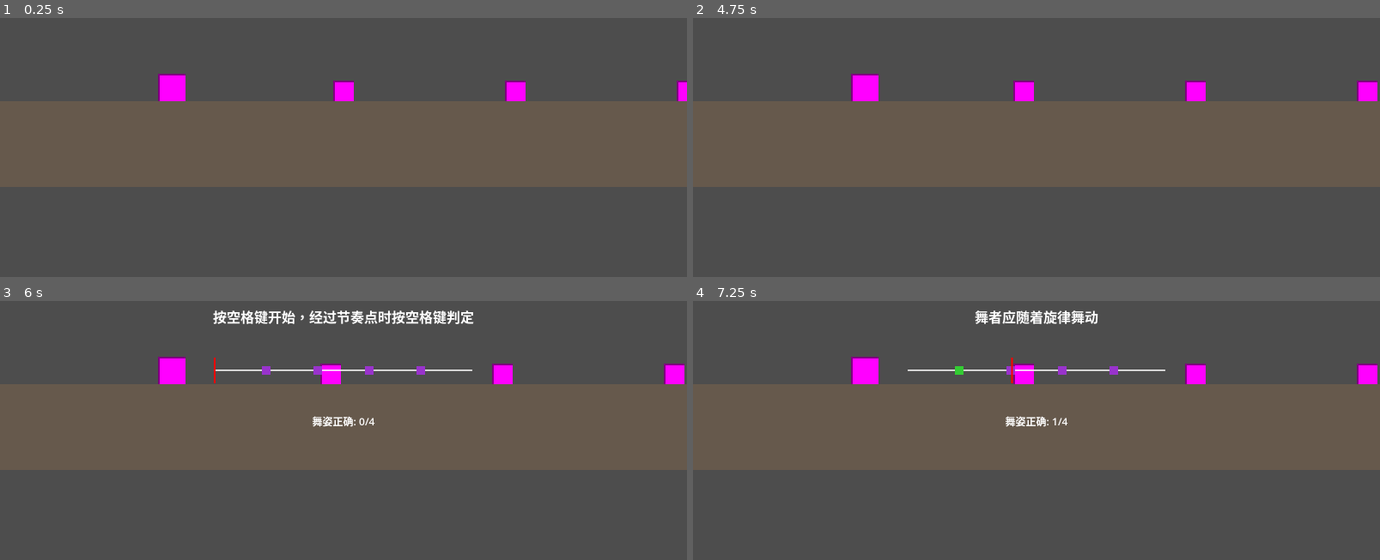
Above: before the commit, frames 1-4 (two rows, left to right).
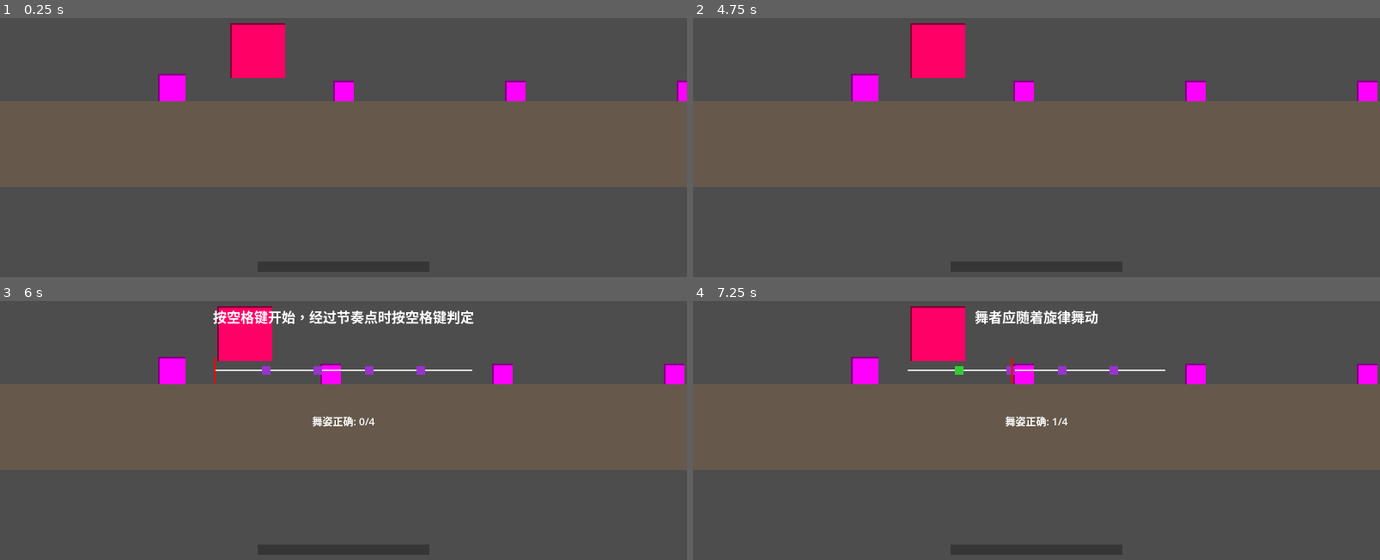
Above: after the commit, the same moments.

Repository: Lnx-Tao/GGJ2026
Game: Godot game, scene res://Scene/GameWorld.tscn
Same seed, same stepped clock (60 frames per second), same inputs: the game is played once before the commit and once after it.
Inputs (mouse positions are in pixels of both pictures, inside the frame that each line leads up to):
- Up to frame 1 (0.25 s): no input
- Up to frame 2 (4.75 s): tap Enter at 0.5, 2, 3.5 s; move the mouse to (1187, 67) at 0.52 s; hold D 0.53-1.28 s; click (1187, 67) at 0.67 s; tap Space (ui_select) at 0.77, 1.25, 1.52, 2.75, 3.02, 3.77, 4.25, 4.52 s; move the mouse to (899, 106) at 1.27 s; move the mouse to (outside the picture) at 2.02 s; hold D 2.03-3.53 s; move the mouse to (1002, 165) at 2.77 s; click (1002, 165) at 2.92 s; move the mouse to (1242, 144) at 3.52 s; move the mouse to (830, 28) at 4.27 s
- Up to frame 3 (6 s): move the mouse to (377, 370) at 5.02 s; click (377, 370) at 5.17 s; move the mouse to (outside the picture) at 5.77 s; hold D from 5.78 s (still down)
- Up to frame 4 (7.25 s): keep holding D; tap Space (ui_select) at 6.02, 6.77 s; move the mouse to (1187, 350) at 6.52 s

The runs differ from the first frame. In frame 1, 1.7% of the frame differs, in the area x 33-42%, y 1-24%; in frame 2, 1.7%; in frame 3, 1.6%; in frame 4, 1.7%.

Commit message:
初步汇总

Diff:
--- /dev/null
+++ b/ggj-2026/Prefab/light.tscn
@@ -0,0 +1,13 @@
+[gd_scene load_steps=3 format=3 uid="uid://light001"]
+
+[ext_resource type="Script" path="res://Script/light.gd" id="1_script"]
+
+[sub_resource type="PlaceholderTexture2D" id="PlaceholderTexture2D_rect"]
+size = Vector2(128, 128)
+
+[node name="Light" type="Node2D"]
+script = ExtResource("1_script")
+
+[node name="Sprite2D" type="Sprite2D" parent="."]
+modulate = Color(1, 1, 0.4, 1)
+texture = SubResource("PlaceholderTexture2D_rect")
--- a/ggj-2026/Scene/GameWorld.tscn
+++ b/ggj-2026/Scene/GameWorld.tscn
@@ -7,12 +7,66 @@
 [ext_resource type="PackedScene" path="res://Prefab/enemy_guard.tscn" id="5_guard"]
 [ext_resource type="PackedScene" path="res://Prefab/enemy_butler.tscn" id="6_butler"]
 [ext_resource type="PackedScene" path="res://Prefab/supervisor.tscn" id="7_supervisor"]
+[ext_resource type="PackedScene" uid="uid://light001" path="res://Prefab/light.tscn" id="8_light"]
 
 [sub_resource type="RectangleShape2D" id="RectangleShape2D_platform"]
 size = Vector2(20000, 200)
 
 [node name="GameWorld" type="Node2D"]
 script = ExtResource("1_script")
+
+[node name="SuspicionUI" type="CanvasLayer" parent="."]
+
+[node name="BarContainer" type="Control" parent="SuspicionUI"]
+layout_mode = 3
+anchors_preset = 7
+anchor_left = 0.5
+anchor_top = 1.0
+anchor_right = 0.5
+anchor_bottom = 1.0
+offset_left = -200.0
+offset_top = -44.0
+offset_right = 200.0
+offset_bottom = -20.0
+grow_horizontal = 1
+
+[node name="BarBackground" type="ColorRect" parent="SuspicionUI/BarContainer"]
+layout_mode = 1
+anchors_preset = 15
+anchor_right = 1.0
+anchor_bottom = 1.0
+color = Color(0.2, 0.2, 0.2, 0.9)
+grow_horizontal = 2
+grow_vertical = 2
+
+[node name="BarFill" type="ColorRect" parent="SuspicionUI/BarContainer"]
+layout_mode = 1
+anchors_preset = 1
+anchor_left = 0.0
+anchor_top = 0.0
+anchor_right = 0.0
+anchor_bottom = 1.0
+offset_right = 0.0
+color = Color(0.9, 0.25, 0.2, 1)
+grow_vertical = 2
+
+[node name="GameOverLabel" type="Label" parent="SuspicionUI"]
+layout_mode = 1
+anchors_preset = 8
+anchor_left = 0.5
+anchor_top = 0.5
+anchor_right = 0.5
+anchor_bottom = 0.5
+offset_left = -150.0
+offset_top = -30.0
+offset_right = 150.0
+offset_bottom = 30.0
+theme_override_colors/font_color = Color(1, 0.2, 0.2, 1)
+theme_override_font_sizes/font_size = 48
+text = "游戏失败"
+horizontal_alignment = 1
+vertical_alignment = 1
+visible = false
 
 [node name="Supervisor" parent="." instance=ExtResource("7_supervisor")]
 position = Vector2(2407, 427)
@@ -46,3 +100,6 @@
 
 [node name="Butler" parent="." instance=ExtResource("6_butler")]
 position = Vector2(2000, 744)
+
+[node name="Light" parent="." instance=ExtResource("8_light")]
+position = Vector2(600, 650)
--- a/ggj-2026/Script/game_world.gd
+++ b/ggj-2026/Script/game_world.gd
@@ -2,55 +2,86 @@
 
 ## 人物在画面中的 X 位置（距左像素，400 = 中间偏左）
 const CHARACTER_SCREEN_X := 400
+## 睁眼 3 秒内若不在灯光区，怀疑值总共增加 30 格（均匀增加，3 秒内完成）
+const SUSPICION_ADD_TOTAL: float = 0.3
+const SUSPICION_EYE_DURATION: float = 3.0
+## 每秒增加量 = 30格 / 3秒（速度均匀）
+const SUSPICION_RATE_PER_SECOND: float = SUSPICION_ADD_TOTAL / SUSPICION_EYE_DURATION
+## 进度条显示值追赶真实怀疑值的速度（越大动画越快）
+const SUSPICION_BAR_LERP_SPEED: float = 6.0
 
 @onready var camera: Camera2D = $Camera2D
 @onready var character: CharacterBody2D = $Character
+@onready var supervisor: Node2D = $Supervisor
+@onready var suspicion_bar_bg: ColorRect = $SuspicionUI/BarContainer/BarBackground
+@onready var suspicion_bar_fill: ColorRect = $SuspicionUI/BarContainer/BarFill
+@onready var game_over_label: Label = $SuspicionUI/GameOverLabel
 
-## 舞者面具实例（可选，如果需要管理生命周期）
 var dancer_mask: Node = null
-var dancer_mask_active: bool = false  # 防止重复触发
+var suspicion: float = 0.0
+var displayed_suspicion: float = 0.0
+var game_over: bool = false
 
-func _process(_delta: float) -> void:
+func _ready() -> void:
+	game_over_label.visible = false
+	_update_suspicion_bar(0.0)
+	# 舞者面具：挂到场景上，按 D 键触发
+	var DancerMaskScript = load("res://Script/dancer_mask.gd") as GDScript
+	dancer_mask = DancerMaskScript.new()
+	add_child(dancer_mask)
+	dancer_mask.rhythm_completed.connect(_on_dancer_mask_completed)
+
+func _input(event: InputEvent) -> void:
+	if event is InputEventKey:
+		var key_event := event as InputEventKey
+		if key_event.pressed and not key_event.echo and key_event.keycode == KEY_D:
+			if game_over:
+				return
+			if dancer_mask != null and not dancer_mask.is_active():
+				dancer_mask.start_rhythm_game(4)
+
+func _process(delta: float) -> void:
+	if game_over:
+		return
 	if not is_instance_valid(character):
 		return
-	# 相机跟随：使人物始终在画面 x=CHARACTER_SCREEN_X 处（视口中心 800，故相机 = 人物 - 400）
+	# 相机跟随
 	camera.global_position = character.global_position + Vector2(800 - CHARACTER_SCREEN_X, 0.0)
 
-func _input(event: InputEvent) -> void:
-	# 测试：按D键触发舞者面具界面（只触发一次）
-	if event is InputEventKey:
-		var key_event := event as InputEventKey
-		if key_event.keycode == KEY_D and key_event.pressed and not dancer_mask_active:
-			dancer_mask_active = true
-			use_dancer_mask()
+	# 监管者睁眼期间（3 秒）才计算怀疑值
+	if supervisor.is_eye_open:
+		if _is_character_in_light_zone():
+			suspicion = 1.0
+		else:
+			suspicion = minf(1.0, suspicion + delta * SUSPICION_RATE_PER_SECOND)
 
-## 使用舞者面具的示例函数
-## 你的同学可以这样调用：get_node("/root/GameWorld").use_dancer_mask()
-func use_dancer_mask(beat_count: int = 4) -> void:
-	# 方法1：使用静态快速启动（推荐）
-	var DancerMask = load("res://Script/dancer_mask.gd")
-	DancerMask.quick_start(beat_count, _on_dancer_mask_completed)
+	# 进度条动画：显示值平滑追赶真实怀疑值
+	displayed_suspicion = lerpf(displayed_suspicion, suspicion, delta * SUSPICION_BAR_LERP_SPEED)
+	_update_suspicion_bar(displayed_suspicion)
 
-	# 方法2：创建实例并管理（如果需要更多控制）
-	# dancer_mask = load("res://Script/dancer_mask.gd").new()
-	# get_tree().root.add_child(dancer_mask)
-	# dancer_mask.rhythm_completed.connect(_on_dancer_mask_completed)
-	# dancer_mask.start_rhythm_game(beat_count, 200.0, 30.0)
+	if suspicion >= 1.0:
+		_trigger_game_over()
 
-## 舞者面具完成回调
-func _on_dancer_mask_completed(result: Dictionary) -> void:
-	print("舞者面具节奏游戏完成！")
-	print("成功: ", result.get("success", false))
-	print("击中: ", result.get("hit_count", 0), "/", result.get("total_beats", 0))
-	print("得分: ", result.get("score", 0.0), "%")
+func _is_character_in_light_zone() -> bool:
+	var pos := character.global_position
+	for node in get_tree().get_nodes_in_group("light"):
+		if node.has_method("get_zone_rect"):
+			if node.get_zone_rect().has_point(pos):
+				return true
+	return false
 
-	# 重置标志，允许再次触发
-	dancer_mask_active = false
+func _update_suspicion_bar(amount: float) -> void:
+	var w: float = suspicion_bar_bg.size.x * clampf(amount, 0.0, 1.0)
+	suspicion_bar_fill.offset_left = 0.0
+	suspicion_bar_fill.offset_right = w
+	suspicion_bar_fill.offset_top = 0.0
+	suspicion_bar_fill.offset_bottom = suspicion_bar_bg.size.y
 
-	# 在这里添加你的后续逻辑
-	if result.get("success", false):
-		# 例如：激活舞者面具的特殊能力
-		print("舞者面具能力激活成功！")
-		# activate_dancer_mask_ability()
-	else:
-		print("舞者面具能力激活失败！")
+func _trigger_game_over() -> void:
+	game_over = true
+	game_over_label.visible = true
+	get_tree().paused = true
+
+func _on_dancer_mask_completed(_result: Dictionary) -> void:
+	# 舞者面具节奏游戏结束后的回调，可按需扩展（如加分、减怀疑值等）
+	pass
--- /dev/null
+++ b/ggj-2026/Script/light.gd
@@ -0,0 +1,12 @@
+extends Node2D
+
+## 灯光区域大小（用于判断小木偶是否在灯光内）
+@export var zone_size: Vector2 = Vector2(128, 128)
+
+func _ready() -> void:
+	add_to_group("light")
+
+## 世界坐标下的灯光区域矩形（中心为节点位置）
+func get_zone_rect() -> Rect2:
+	var half := zone_size / 2.0
+	return Rect2(global_position - half, zone_size)
--- a/ggj-2026/Script/supervisor.gd
+++ b/ggj-2026/Script/supervisor.gd
@@ -12,6 +12,9 @@
 @onready var warning_label: Label = $CanvasLayer/UIRoot/WarningLabel
 @onready var eye_container: Control = $CanvasLayer/UIRoot/EyeContainer
 @onready var eye_sprite: ColorRect = $CanvasLayer/UIRoot/EyeContainer/EyeSprite
+
+## 当前是否处于睁眼观察的 3 秒内（供外部判断怀疑值）
+var is_eye_open: bool = false
 
 var _state: String = "idle"  # idle | warning | eye_open
 var _timer: float = 0.0
@@ -30,6 +33,7 @@
 	_viewport_center = viewport_size / 2.0
 
 func _schedule_next_eye() -> void:
+	is_eye_open = false
 	_state = "idle"
 	_next_eye_in = randf_range(eye_interval_min, eye_interval_max)
 	_timer = 0.0
@@ -47,6 +51,7 @@
 			if _timer >= warning_duration:
 				warning_label.visible = false
 				_state = "eye_open"
+				is_eye_open = true
 				eye_container.visible = true
 				_eye_look_t = 0.0
 				_timer = 0.0
Not shown: 1 places in ggj-2026/Prefab/character.tscn that only renumber resources
Not shown: 1 places in ggj-2026/Scene/GameWorld.tscn that only renumber resources
Not shown, added: ggj-2026/Script/light.gd.uid
Not shown, changed: ggj-2026/Script/DANCER_MASK_README.md
